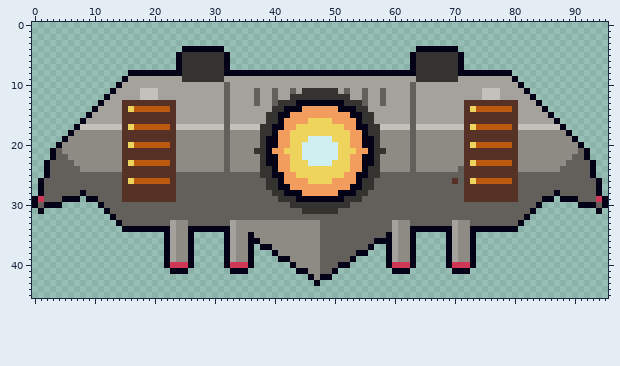
Pixel-art file: Art/Textures/Enemies/ArcDynamo/arc_dynamo.aseprite. Above is the file before it was changed.
96x46 pixels, 1 frame.
After the commit:
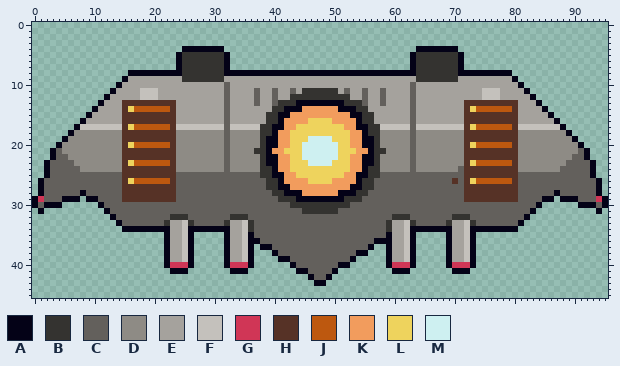
Palette (. is transparent): A #040217  B #343330  C #63605c  D #8e8b85  E #a5a29d  F #c4c1bc  G #d03656  H #563226  J #bd580f  K #f29c5d  L #eed35d  M #cef0f1
The exact change:
@@ x 20..75 @@
 31 CCCCCCCCCCCCCCCCCCCCCCCCCBBBBBBCCCCCCCCCCCCCCCCCCCCCCCCC
-32 CCCCCCCCCCCCCCCCCCCCCCCCCCCCCCCCCCCCCCCCCCCCCCCCCCCCCCCC
-33 CCCEDDCCCCCCCEDDDDDDDDDDDDDDCCCCCCCCCCCCEDDCCCCCCCEDDCCC
-34 AAAEDDAAAAAAAEDDDDDDDDDDDDDDCCCCCCCCCCCCEDDAAAAAAAEDDAAA
-35 ..AEDDA.....AEDDADDDDDDDDDDDCCCCCCCCCCCAEDDA.....AEDDA..
-36 ..AEDDA.....AEDDAADDDDDDDDDDCCCCCCCCCAAAEDDA.....AEDDA..
-37 ..AEDDA.....AEDDA.AADDDDDDDDCCCCCCCCA..AEDDA.....AEDDA..
-38 ..AEDDA.....AEDDA...ADDDDDDDCCCCCCAA...AEDDA.....AEDDA..
-39 ..AEDDA.....AEDDA....AADDDDDCCCCCA.....AEDDA.....AEDDA..
-40 ..AGGGA.....AGGGA......ADDDDCCCAA......AGGGA.....AGGGA..
-41 ...AAA.......AAA........AADDCCA.........AAA.......AAA...
-42 ..........................ADAA..........................
-43 ...........................A............................
+32 CCCBBBCCCCCCCBBBCCCCCCCCCCCCCCCCCCCCCCCCBBBCCCCCCCBBBCCC
+33 CCBEEFBCCCCCBEEFBCCCCCCCCCCCCCCCCCCCCCCBEEFBCCCCCBEEFBCC
+34 AAAEEFAAAAAAAEEFBCCCCCCCCCCCCCCCCCCCCCCBEEFAAAAAAAEEFAAA
+35 ..AEEFA.....AEEFACCCCCCCCCCCCCCCCCCCCCCAEEFA.....AEEFA..
+36 ..AEEFA.....AEEFAACCCCCCCCCCCCCCCCCCCAAAEEFA.....AEEFA..
+37 ..AEEFA.....AEEFA.AACCCCCCCCCCCCCCCCA..AEEFA.....AEEFA..
+38 ..AEEFA.....AEEFA...ACCCCCCCCCCCCCAA...AEEFA.....AEEFA..
+39 ..AEEFA.....AEEFA....AACCCCCCCCCCA.....AEEFA.....AEEFA..
+40 ..AGGGA.....AGGGA......ACCCCCCCAA......AGGGA.....AGGGA..
+41 ...AAA.......AAA........AACCCCA.........AAA.......AAA...
+42 ..........................ACCA..........................
+43 ...........................AA...........................
 44 ........................................................
